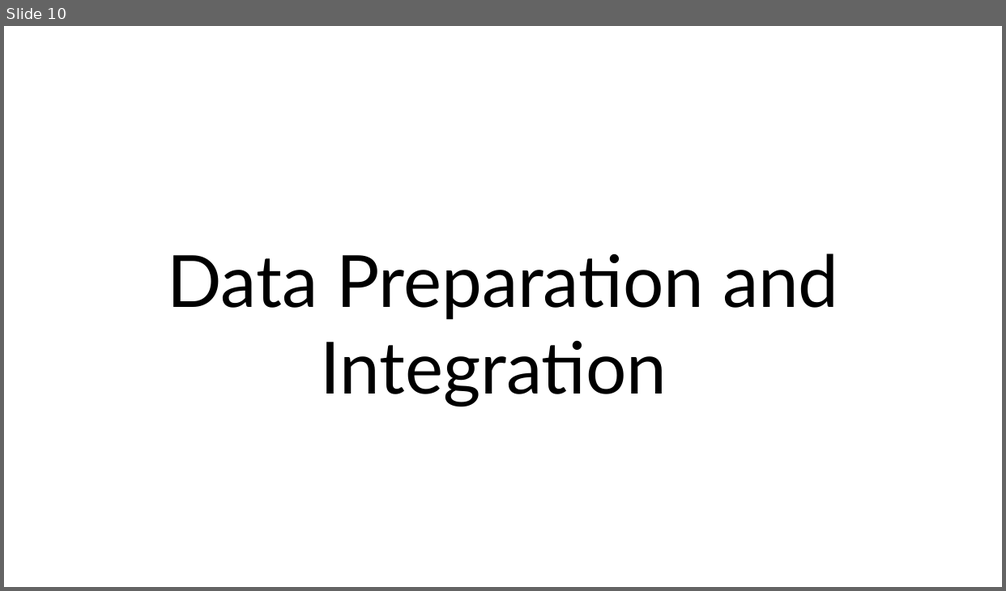
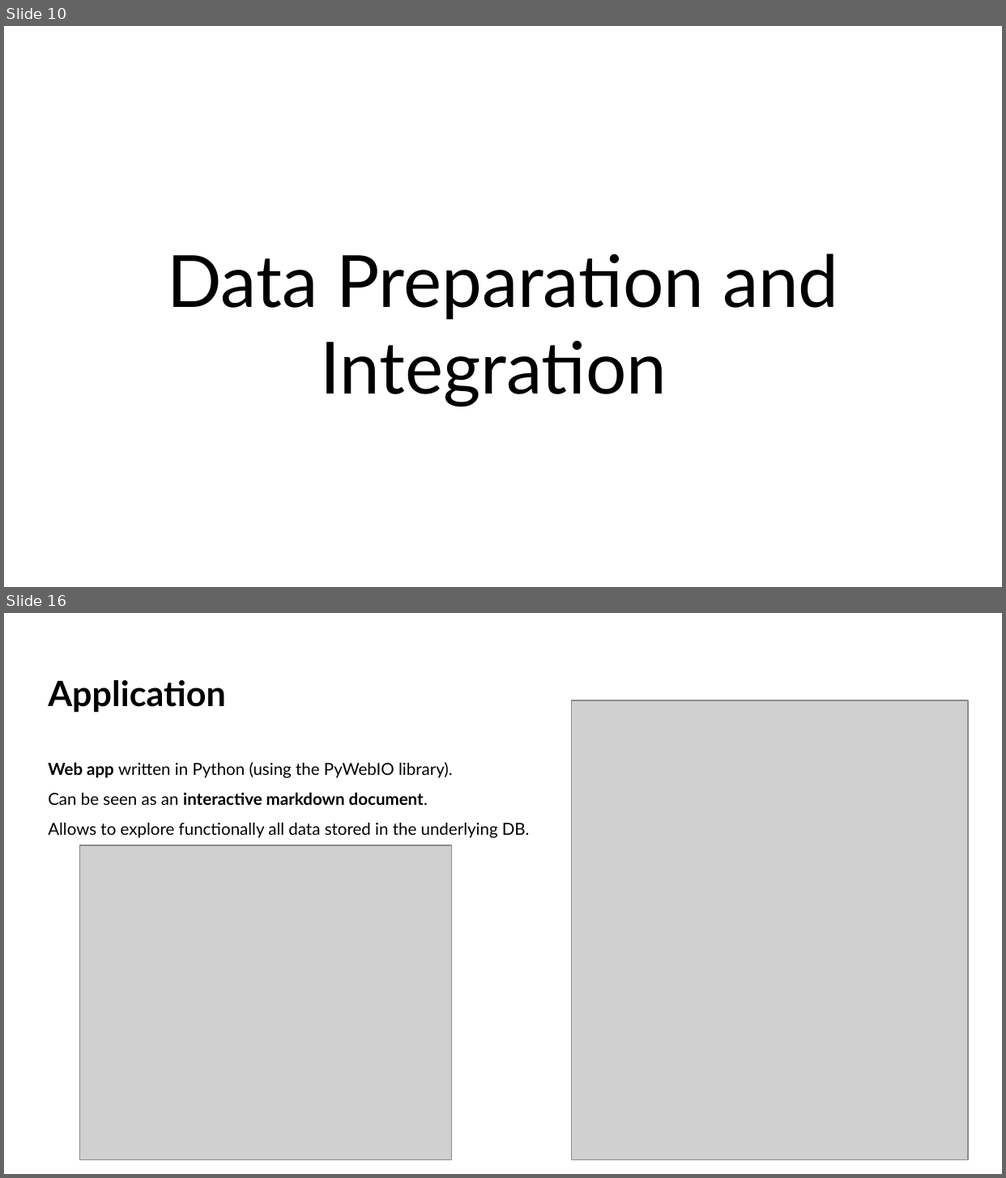
Before and after one commit to iberius96/DP_DPI, a slide deck: Presentation_Samuele_Ceol.pptx. Shown one above the other, each under a label of ours: slide 10 before the commit, slides 10 and 16 after it; the slides between them are not shown. The pictures are 1006x591 and 1006x1178 pixels, drawn with LibreOffice and Linux fonts; fonts in the diff are those of the drawing; grey boxes stand for pictures. Boxes give left, top, right and bottom in pixels: in the first picture for what was removed or moved away, otherwise in the second. Text is boxed around its words. In the diff, an @@ line names an element or a change of style, - is before the commit and + after.

```diff
--- a/Presentation_Samuele_Ceol.pptx
+++ b/Presentation_Samuele_Ceol.pptx
@@ slide 16 added at [4,613,1002,1174], background #FFFFFF @@
@@ title added at [48,680,226,713], 25.2 pt, text #000000, bold @@
+Application
@@ picture added at [572,700,968,1161] @@
@@ text added at [48,762,530,838], 12 pt, text #000000 @@
+Web app written in Python (using the PyWebIO library).
+Can be seen as an interactive markdown document.
+Allows to explore functionally all data stored in the underlying DB.
@@ picture added at [80,845,451,1160] @@
```
Also in this commit, not shown: 6 slides changed, 5 other slides added, 3 slides removed, 10 other files.
